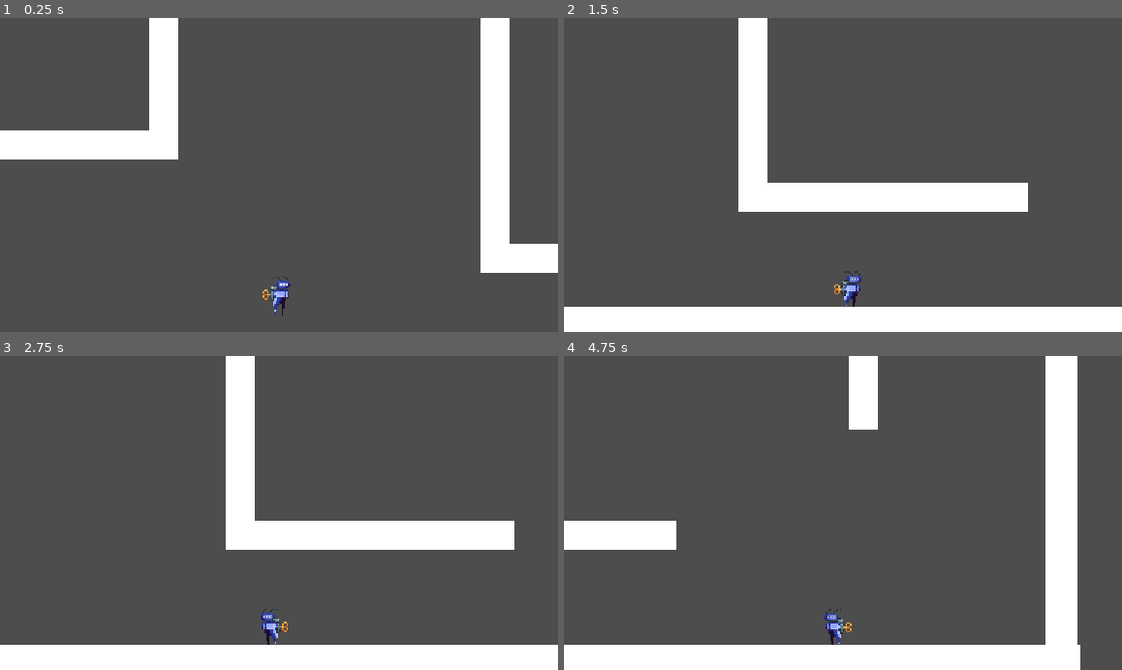
Above: before the commit, frames 1-4 (two rows, left to right).
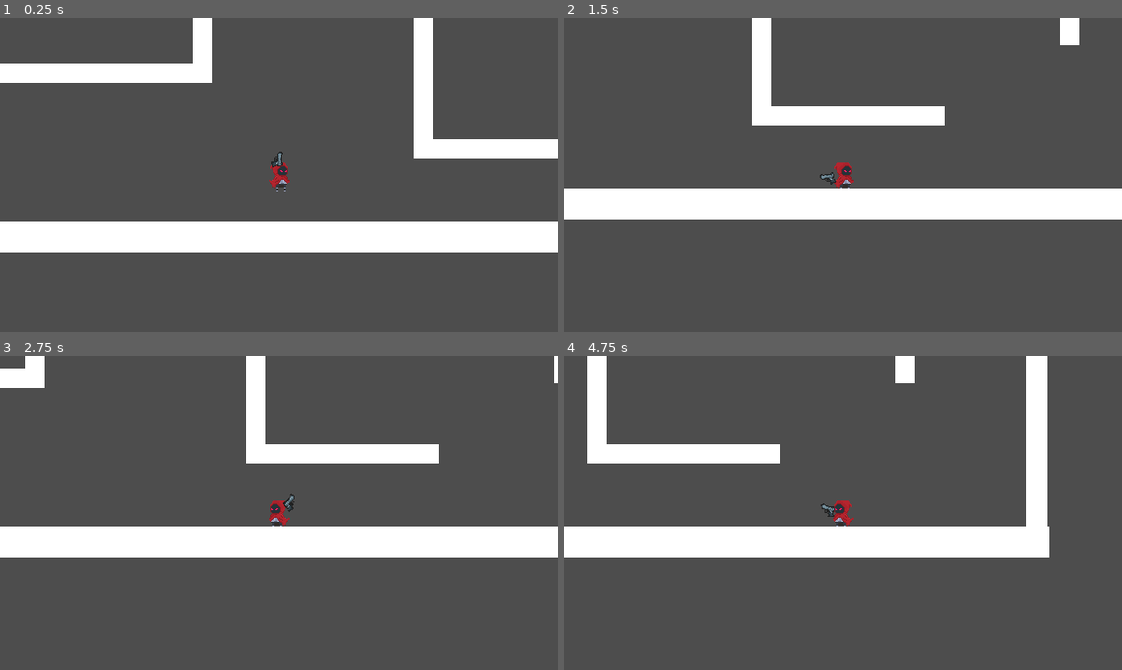
Above: after the commit, the same moments.

Repository: DevKinantan/BossRush_2024
Game: Godot game, scene res://scenes/levels/test_level.tscn
The game is run twice, just before and just after one commit, with the same random seed, the same clock (stepped at 60 frames per second) and the same inputs. Before the commit the project has no main scene; this scene is started directly in both runs.
Inputs (mouse positions are in pixels of both pictures, inside the frame that each line leads up to):
- Up to frame 1 (0.25 s): no input
- Up to frame 2 (1.5 s): tap Enter (ui_accept) at 0.5, 0.77 s; move the mouse to (965, 159) at 0.52 s; hold Right (ui_right) from 0.53 s (still down); move the mouse to (731, 190) at 1.27 s
- Up to frame 3 (2.75 s): tap Enter (ui_accept) at 1.52 s; move the mouse to (334, 443) at 2.02 s; release Right (ui_right) at 2.03 s; hold Left (ui_left) from 2.03 s (still down)
- Up to frame 4 (4.75 s): move the mouse to (815, 575) at 2.77 s; release Left (ui_left) at 2.78 s; hold Right (ui_right) 2.78-4.28 s; tap Enter (ui_accept) at 3.02, 3.77, 4.52 s; move the mouse to (1010, 560) at 3.52 s; move the mouse to (675, 465) at 4.27 s; hold Left (ui_left) from 4.28 s (still down)

The runs differ from the first frame. In frame 1, 23% of the frame differs, in the area x 0-100%, y 0-95%; in frame 2, 20%; in frame 3, 21%; in frame 4, 27%, in the area x 0-93%, y 0-100%.

Commit message:
change character sprite and add weapon rotation

Diff:
--- a/project.godot
+++ b/project.godot
@@ -11,6 +11,7 @@
 [application]
 
 config/name="BossRush_2024"
+run/main_scene="res://scenes/levels/test_level.tscn"
 config/features=PackedStringArray("4.2")
 config/icon="res://icon.png"
 
@@ -19,7 +20,7 @@
 window/size/viewport_width=576
 window/size/viewport_height=324
 window/stretch/mode="canvas_items"
-window/vsync/vsync_mode=2
+window/stretch/scale_mode="integer"
 
 [input]
 
--- a/scenes/levels/test_level.tscn
+++ b/scenes/levels/test_level.tscn
@@ -1,7 +1,8 @@
-[gd_scene load_steps=7 format=3 uid="uid://cn453nivl717n"]
+[gd_scene load_steps=8 format=3 uid="uid://cn453nivl717n"]
 
 [ext_resource type="PackedScene" uid="uid://dree0fqsr8bo0" path="res://scenes/player/player.tscn" id="1_w1fdc"]
 [ext_resource type="Script" path="res://scripts/PlayerCamera.gd" id="2_kkvat"]
+[ext_resource type="Texture2D" uid="uid://b1hs452rw13to" path="res://assets/sprites/dummy.png" id="3_4dyjo"]
 
 [sub_resource type="RectangleShape2D" id="RectangleShape2D_1xxoo"]
 size = Vector2(1165, 25)
@@ -21,10 +22,6 @@
 position = Vector2(549, 552)
 
 [node name="PlayerCamera" type="Camera2D" parent="Player"]
-offset = Vector2(0, -80)
-zoom = Vector2(1.5, 1.5)
-position_smoothing_enabled = true
-position_smoothing_speed = 30.0
 script = ExtResource("2_kkvat")
 
 [node name="Bot" type="StaticBody2D" parent="."]
@@ -178,4 +175,9 @@
 position = Vector2(-40, 90)
 shape = SubResource("RectangleShape2D_4oe8v")
 
+[node name="Dummy" type="Sprite2D" parent="."]
+position = Vector2(588, 269)
+scale = Vector2(8, 8)
+texture = ExtResource("3_4dyjo")
+
 [connection signal="gravity_direction_changed" from="Player" to="Player/PlayerCamera" method="_on_player_gravity_direction_changed"]
--- a/scenes/player/player.tscn
+++ b/scenes/player/player.tscn
@@ -1,18 +1,26 @@
-[gd_scene load_steps=4 format=3 uid="uid://dree0fqsr8bo0"]
+[gd_scene load_steps=5 format=3 uid="uid://dree0fqsr8bo0"]
 
-[ext_resource type="Texture2D" uid="uid://b1hs452rw13to" path="res://assets/sprites/dummy.png" id="1_37msp"]
 [ext_resource type="Script" path="res://scripts/Player.gd" id="1_l1vsu"]
+[ext_resource type="Texture2D" uid="uid://dyt3no1hcqmt2" path="res://assets/sprites/character_gravtyyyyyy_dummy.png" id="2_qnp7l"]
+[ext_resource type="Texture2D" uid="uid://btd7k0vmlu83f" path="res://assets/sprites/gun1_dummy.png" id="3_dskcg"]
 
 [sub_resource type="CapsuleShape2D" id="CapsuleShape2D_2ewdk"]
 radius = 8.0
-height = 26.0
+height = 32.0
 
 [node name="Player" type="CharacterBody2D"]
 script = ExtResource("1_l1vsu")
-metadata/_edit_group_ = true
 
 [node name="Sprite2D" type="Sprite2D" parent="."]
-texture = ExtResource("1_37msp")
+scale = Vector2(0.15, 0.15)
+texture = ExtResource("2_qnp7l")
 
 [node name="CollisionShape2D" type="CollisionShape2D" parent="."]
 shape = SubResource("CapsuleShape2D_2ewdk")
+
+[node name="WeaponPivot" type="Marker2D" parent="."]
+
+[node name="PistolA" type="Sprite2D" parent="WeaponPivot"]
+position = Vector2(20, 0)
+scale = Vector2(0.2, 0.2)
+texture = ExtResource("3_dskcg")
--- a/scripts/Player.gd
+++ b/scripts/Player.gd
@@ -3,10 +3,11 @@
 signal gravity_direction_changed(gravity_direction)
 
 const DOUBLETAP_DELAY = .25
-const SPEED = 300.0
+const SPEED = 400.0
 const JUMP_VELOCITY = -400.0
 
 @onready var character_sprite = $Sprite2D
+@onready var weapon_pivot = $WeaponPivot
 
 @export var gravity_direction = Vector2(0, 1)
 var gravity = ProjectSettings.get_setting("physics/2d/default_gravity")
@@ -38,6 +39,22 @@
 	var tween = create_tween()
 	tween.tween_property(self, "rotation_degrees", angle_degree, 0.2)
 	#rotation_degrees = angle_degree
+
+
+func rotate_weapon():
+	var weapon = weapon_pivot.get_children()
+	if weapon:
+		weapon_pivot.rotation = global_position.angle_to_point(get_global_mouse_position()) - rotation
+
+		if gravity_direction.y:
+			weapon[0].flip_v = (gravity_direction.y != 1)
+			if (cos(weapon_pivot.rotation) * gravity_direction.y) < 0:
+				weapon[0].flip_v = not(weapon[0].flip_v)
+
+		elif gravity_direction.x:
+			weapon[0].flip_v = (gravity_direction.x != 1)
+			if (cos(weapon_pivot.rotation) * gravity_direction.x) < 0:
+				weapon[0].flip_v = not(weapon[0].flip_v)
 
 
 func flip_character():
@@ -85,6 +102,9 @@
 
 	move_and_slide()
 
+	rotate_weapon()
+
+
 
 func _input(event):
 	if event.is_action_pressed("ui_rotate_gravity_90"):
@@ -115,3 +135,7 @@
 		else:
 			last_keycode = event.keycode
 		doubletap_time = DOUBLETAP_DELAY
+
+		if event is InputEventMouseMotion:
+			print("yahoo")
+			rotate_weapon()
--- a/scripts/PlayerCamera.gd
+++ b/scripts/PlayerCamera.gd
@@ -1,11 +1,12 @@
 extends Camera2D
 
 
-const Y_OFFSET = 80
-const X_OFFSET = 80
+const Y_OFFSET = 100
+const X_OFFSET = 100
 
 
 func _on_player_gravity_direction_changed(gravity_direction):
+	#return
 	var tween = create_tween()
 	if gravity_direction == Vector2.DOWN or gravity_direction == Vector2.UP:
 		tween.tween_property(self, "offset", Vector2(0, Y_OFFSET * -gravity_direction.y), 0.5)
Binary file added: assets/sprites/character_gravty_dummy.png
Not shown, added: assets/sprites/character_gravty_dummy.png.import
Binary file added: assets/sprites/character_gravtyyyyyy_dummy.png
Not shown, added: assets/sprites/character_gravtyyyyyy_dummy.png.import
Binary file added: assets/sprites/gun1_dummy.png
Not shown, added: assets/sprites/gun1_dummy.png.import
Not shown, added: assets/sprites/icon_sword.png.import
Not shown, added: assets/sprites/stump_projectile.png.import
Not shown, added: export_presets.cfg
Not shown, changed: .gitignore
